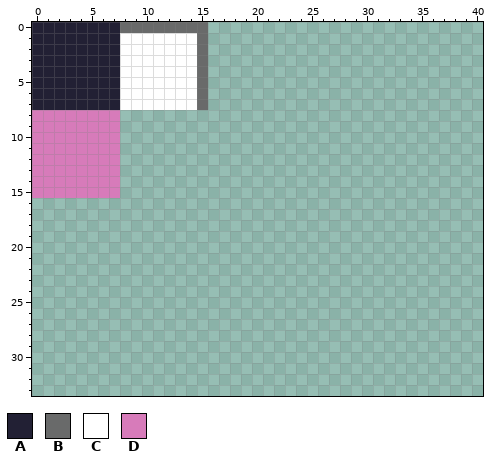
Two states of a pixel-art sprite, assets/apartment-tiles.png. Above: the version before the commit.
The file is 64x64 pixels. Shown: x 0..40, y 0..33.
Palette (. is transparent): A #222034  B #696a6a  C #ffffff  D #d77bba
Pixels before, first column x 0:
 0 AAAAAAAABBBBBBBB
 1 AAAAAAAACCCCCCCB
 2 AAAAAAAACCCCCCCB
 3 AAAAAAAACCCCCCCB
 4 AAAAAAAACCCCCCCB
 5 AAAAAAAACCCCCCCB
 6 AAAAAAAACCCCCCCB
 7 AAAAAAAACCCCCCCB
 8 DDDDDDDD........
 9 DDDDDDDD........
10 DDDDDDDD........
11 DDDDDDDD........
12 DDDDDDDD........
13 DDDDDDDD........
14 DDDDDDDD........
15 DDDDDDDD........
Now the later version:
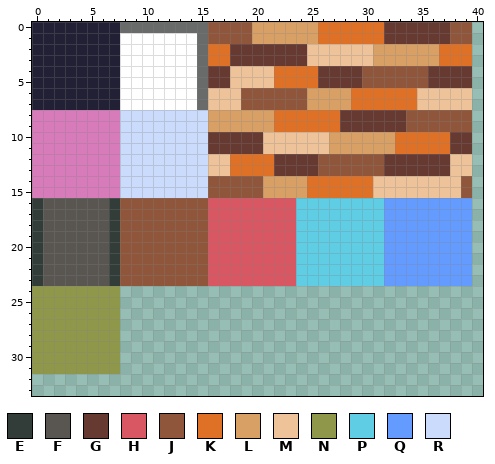
Colours new in this view: E #323c39  F #595652  G #663931  H #d95763  J #8f563b  K #df7126  L #d9a066  M #eec39a  N #8f974a  P #5fcde4  Q #639bff  R #cbdbfc
The exact change:
The author put colour E in rows 16 to 23 at x 0 and 7.
The author put colour F in rows 16 to 23 at x 1 to 6.
The author put colour G in rows 0 to 1 at x 32 to 37; in rows 2 to 3 at x 18 to 24; in rows 4 to 5 at x 16 to 17, 26 to 29 and 36 to 39; in rows 8 to 9 at x 28 to 33; in rows 10 to 11 at x 16 to 20 and 38 to 39; in rows 12 to 13 at x 22 to 25 and 32 to 37.
The author put colour H in rows 16 to 23 at x 16 to 23.
The author put colour J in rows 0 to 1 at x 16 to 19 and 38 to 39; in rows 4 to 5 at x 30 to 35; in rows 6 to 7 at x 19 to 24; in rows 8 to 9 at x 34 to 39; in rows 12 to 13 at x 26 to 31; in rows 14 to 15 at x 16 to 20 and 39.
The author put colour J in rows 16 to 23 at x 8 to 15.
The author put colour K in rows 0 to 1 at x 26 to 31; in rows 2 to 3 at x 16 to 17 and 37 to 39; in rows 4 to 5 at x 22 to 25; in rows 6 to 7 at x 29 to 34; in rows 8 to 9 at x 22 to 27; in rows 10 to 11 at x 33 to 37.
The author put colour K in rows 12 to 13 at x 18 to 21; in rows 14 to 15 at x 25 to 30.
The author put colour L in rows 0 to 1 at x 20 to 25; in rows 2 to 3 at x 31 to 36; in rows 6 to 7 at x 25 to 28; in rows 8 to 9 at x 16 to 21; in rows 10 to 11 at x 27 to 32; in rows 14 to 15 at x 21 to 24.
The author put colour M in rows 2 to 3 at x 25 to 30; in rows 4 to 5 at x 18 to 21; in rows 6 to 7 at x 16 to 18 and 35 to 39; in rows 10 to 11 at x 21 to 26; in rows 12 to 13 at x 16 to 17 and 38 to 39; in rows 14 to 15 at x 31 to 38.
The author put colour N in rows 24 to 31 at x 0 to 7.
The author put colour P in rows 16 to 23 at x 24 to 31.
The author put colour Q in rows 16 to 23 at x 32 to 39.
The author put colour R in rows 8 to 15 at x 8 to 15.
Changed places in both pictures, as pixel boxes (x1, y1, x2, y2):
added: (32, 22, 472, 374)
